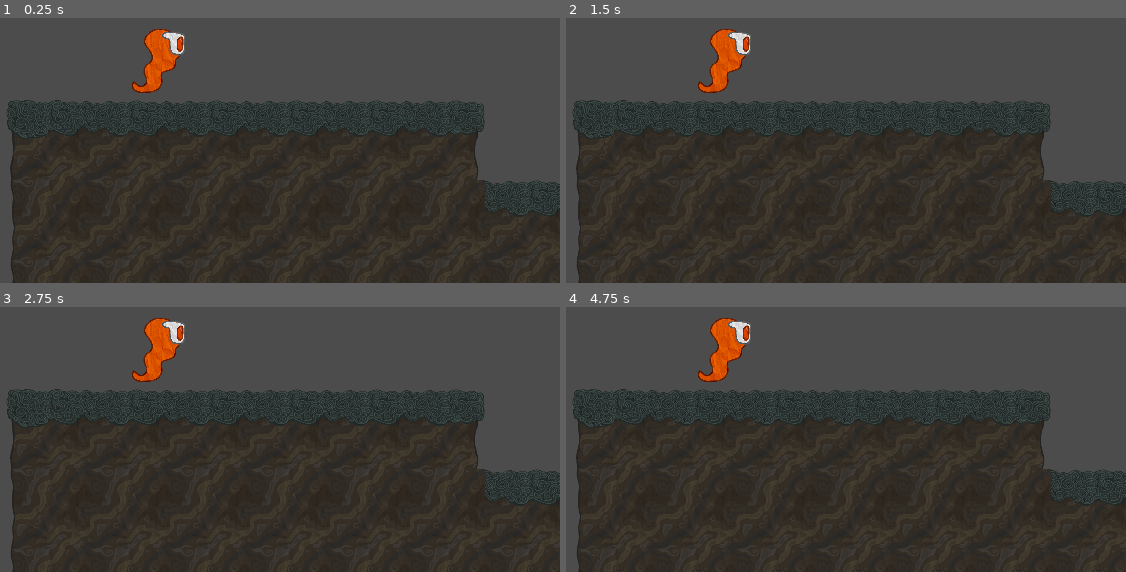
Above: before the commit, frames 1-4 (two rows, left to right).
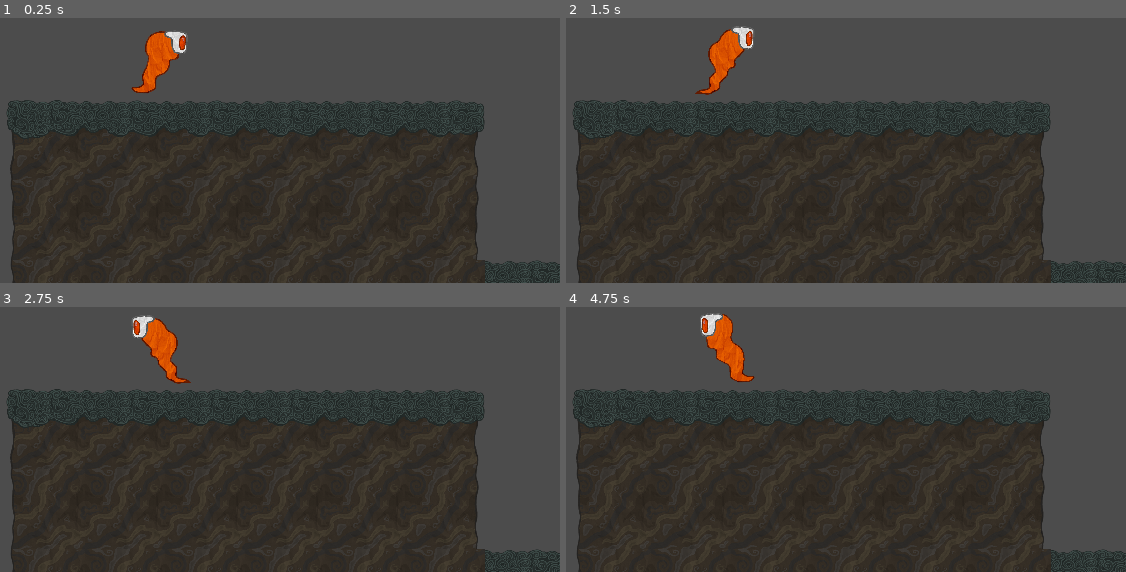
Above: after the commit, the same moments.

Repository: pavelio13/moondancer
Game: Godot game, scene res://Game.tscn
Two runs of this game, one before a commit and one after it. Both use one fixed random seed, a clock stepped at 60 frames per second and the inputs below.
Inputs:
- Up to frame 1 (0.25 s): no input
- Up to frame 2 (1.5 s): hold Right (ui_right) from 0.53 s (still down); tap Up (ui_up) at 0.6, 0.77, 1.07, 1.35 s
- Up to frame 3 (2.75 s): tap Up (ui_up) at 1.52, 1.82, 2.1 s; release Right (ui_right) at 2.03 s; hold Left (ui_left) from 2.03 s (still down)
- Up to frame 4 (4.75 s): release Left (ui_left) at 2.78 s; hold Right (ui_right) 2.78-4.28 s; tap Up (ui_up) at 2.85, 3.02, 3.32, 3.6, 3.77, 4.07, 4.35, 4.52 s; hold Left (ui_left) from 4.28 s (still down)

The runs differ from the first frame. In frame 1, 4.7% of the frame differs, in the area x 23-100%, y 4-100%; in frame 2, 5.0%; in frame 3, 5.4%; in frame 4, 5.5%, in the area x 23-100%, y 2-100%.

Commit message:
Added map and character

Diff:
--- a/Moondancer/Character/Player.gd
+++ b/Moondancer/Character/Player.gd
@@ -13,7 +13,7 @@
 func _physics_process(_delta):
 	var direction = get_direction()
 
-	var is_jump_interrupted = Input.is_action_just_released("jump" + action_suffix) and _velocity.y < 0.0
+	var is_jump_interrupted = Input.is_action_just_released("ui_up" + action_suffix) and _velocity.y < 0.0
 	_velocity = calculate_move_velocity(_velocity, direction, speed, is_jump_interrupted)
 
 	var snap_vector = Vector2.DOWN * FLOOR_DETECT_DISTANCE if direction.y == 0.0 else Vector2.ZERO
@@ -21,12 +21,16 @@
 	if direction.x != 0:
 		sprite.scale.x = 1 if direction.x > 0 else -1
 
+	var animation = get_new_animation()
+	if animation != animation_player.current_animation:
+		animation_player.play(animation)
+
 
 
 func get_direction():
 	return Vector2(
-		Input.get_action_strength("move_right" + action_suffix) - Input.get_action_strength("move_left" + action_suffix),
-		-1 if is_on_floor() and Input.is_action_just_pressed("jump" + action_suffix) else 0
+		Input.get_action_strength("ui_right" + action_suffix) - Input.get_action_strength("ui_left" + action_suffix),
+		-1 if is_on_floor() and Input.is_action_just_pressed("ui_up" + action_suffix) else 0
 	)
 
 
@@ -49,7 +53,7 @@
 
 
 func get_new_animation():
-	var animation_new = ""
+	var animation_new = "Walk"
 	if is_on_floor():
 		animation_new = "Walk"
 #	else:
--- a/Moondancer/Character/Player.tscn
+++ b/Moondancer/Character/Player.tscn
@@ -31,6 +31,7 @@
 [node name="Sprite" type="Sprite" parent="."]
 texture = ExtResource( 1 )
 hframes = 4
+frame = 3
 
 [node name="AnimationPlayer" type="AnimationPlayer" parent="."]
 anims/Walk = SubResource( 1 )
--- a/Moondancer/Level/TileSet.tres
+++ b/Moondancer/Level/TileSet.tres
@@ -9,6 +9,7 @@
 [ext_resource path="res://Assets/Map/sueloFinal/suelosLateralDer.png" type="Texture" id=7]
 [ext_resource path="res://Assets/Map/sueloFinal/suelosInferiorDer.png" type="Texture" id=8]
 [ext_resource path="res://Assets/Map/sueloFinal/sueloInferior.png" type="Texture" id=9]
+[ext_resource path="res://Assets/Map/activables/actAguaPlanta.png" type="Texture" id=10]
 
 [sub_resource type="OccluderPolygon2D" id=1]
 polygon = PoolVector2Array( 256, 64, 0, 64, 0, 16, 256, 16 )
@@ -27,6 +28,12 @@
 
 [sub_resource type="ConvexPolygonShape2D" id=6]
 points = PoolVector2Array( 256, 96, 0, 96, 0, 32, 256, 32 )
+
+[sub_resource type="OccluderPolygon2D" id=7]
+polygon = PoolVector2Array( 512, 64, 0, 64, 0, 16, 512, 16 )
+
+[sub_resource type="ConvexPolygonShape2D" id=8]
+points = PoolVector2Array( 512, 80, 0, 80, 0, 32, 512, 32 )
 
 [resource]
 0/name = "sueloInferior.png 0"
@@ -179,3 +186,25 @@
 "shape_transform": Transform2D( 1, 0, 0, 1, 0, 0 )
 } ]
 8/z_index = 0
+9/name = "actAguaPlanta.png 9"
+9/texture = ExtResource( 10 )
+9/tex_offset = Vector2( 0, 0 )
+9/modulate = Color( 1, 1, 1, 1 )
+9/region = Rect2( 0, 0, 512, 256 )
+9/tile_mode = 0
+9/occluder_offset = Vector2( 0, 0 )
+9/occluder = SubResource( 7 )
+9/navigation_offset = Vector2( 0, 0 )
+9/shape_offset = Vector2( 0, 0 )
+9/shape_transform = Transform2D( 1, 0, 0, 1, 0, 0 )
+9/shape = SubResource( 8 )
+9/shape_one_way = false
+9/shape_one_way_margin = 1.0
+9/shapes = [ {
+"autotile_coord": Vector2( 0, 0 ),
+"one_way": false,
+"one_way_margin": 1.0,
+"shape": SubResource( 8 ),
+"shape_transform": Transform2D( 1, 0, 0, 1, 0, 0 )
+} ]
+9/z_index = 0
--- a/Moondancer/Level/Tutorial.tscn
+++ b/Moondancer/Level/Tutorial.tscn
@@ -8,4 +8,4 @@
 tile_set = ExtResource( 1 )
 cell_size = Vector2( 256, 256 )
 format = 1
-tile_data = PoolIntArray( 131074, 8, 0, 131075, 6, 0, 131076 …(88 unchanged characters)…  0, 196613, 1, 0, 196614, 1, 0, 196615, 1, 0, 196616, 6, 0, 196617, 6, 0, 196618, 7, 0, 262146, 5, 0, 262147, 1, 0, 262148, 1, 0, 262149, 1, 0, 262150, 1, 0, 262151, 1, 0, 262152, 1, 0, 262153, 1, 0, 262154, 4, 0, 327682, 3, 0, 327683, 0, 0, 327684, 0, 0, 327685, 0, 0, 327686, 0, 0, 327687, 0, 0, 327688, 0, 0, 327689, 0, 0, 327690, 2, 0 )
+tile_data = PoolIntArray( 131074, 8, 0, 131075, 6, 0, 131076 …(88 unchanged characters)…  0, 196613, 1, 0, 196614, 1, 0, 196615, 4, 0, 262146, 5, 0, 262147, 1, 0, 262148, 1, 0, 262149, 1, 0, 262150, 1, 0, 262151, 1, 0, 262152, 6, 0, 262153, 6, 0, 262154, 6, 0, 262155, 9, 0, 262157, 7, 0, 327682, 3, 0, 327683, 0, 0, 327684, 0, 0, 327685, 0, 0, 327686, 0, 0, 327687, 0, 0, 327688, 0, 0, 327689, 0, 0, 327690, 0, 0, 327691, 0, 0, 327692, 0, 0, 327693, 4, 0 )
--- a/Moondancer/project.godot
+++ b/Moondancer/project.godot
@@ -34,7 +34,7 @@
 
 window/size/width=1280
 window/size/height=720
-window/size/borderless=true
+window/vsync/use_vsync=false
 window/stretch/mode="2d"
 window/stretch/aspect="expand"
 
Not shown: 1 places in Moondancer/Level/TileSet.tres that only renumber resources
